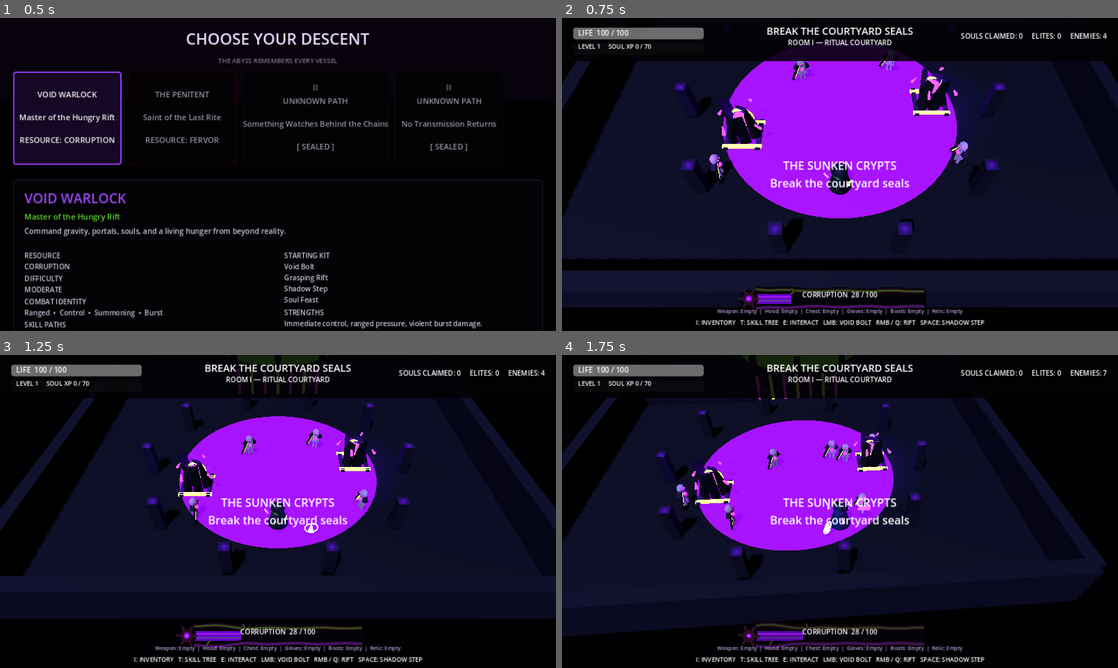
Above: before the commit, frames 1-4 (two rows, left to right).
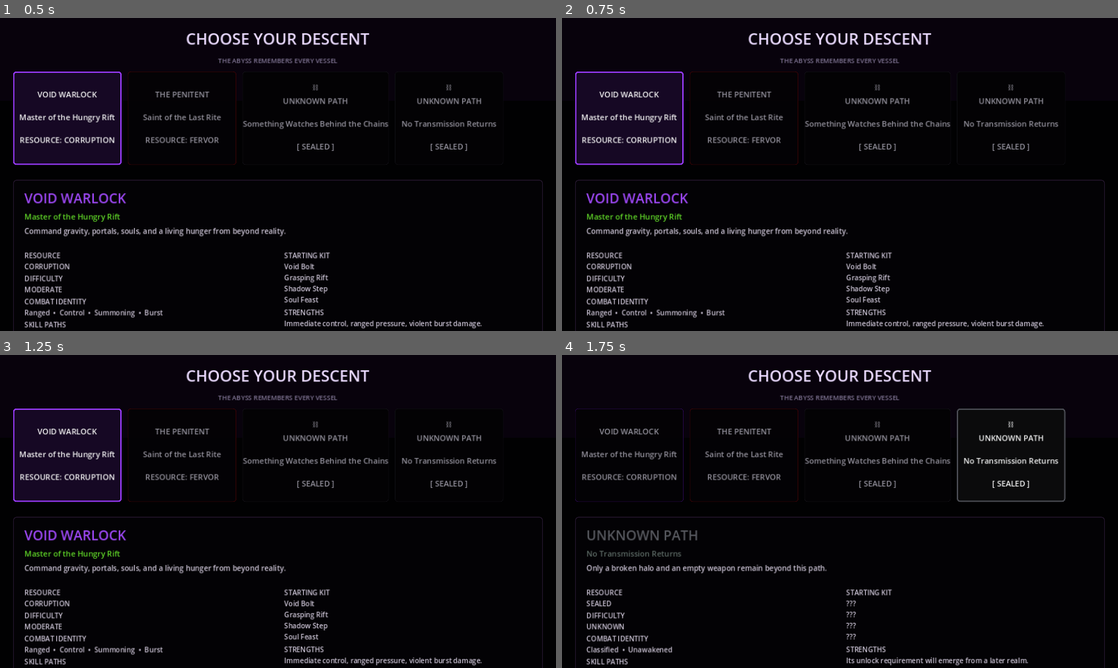
Above: after the commit, the same moments.

Repository: D3MISEarch/ABYSSFALL
Game: Godot game, scene res://main.tscn
Same seed, same stepped clock (60 frames per second), same inputs: the game is played once before the commit and once after it.
Inputs (mouse positions are in pixels of both pictures, inside the frame that each line leads up to):
- Up to frame 1 (0.5 s): no input
- Up to frame 2 (0.75 s): click "VOID WARLOCK Master of the Hu…" at 0.5 s
- Up to frame 3 (1.25 s): no input
- Up to frame 4 (1.75 s): tap Enter (ui_accept) at 1.25, 1.52 s; move the mouse to (962, 495) at 1.27 s; press the mouse at (962, 495) at 1.28 s; hold D (move_right, bound only before the commit) from 1.28 s (still down)

Frame 1 is identical in both runs. In frame 2, 70% of the frame differs, in the area x 0-100%, y 2-100%; in frame 3, 64%; in frame 4, 60%.
Error after the commit: Parse Error: Only arrays can specify collection element types. (res://scripts/persistence/profile_data.gd:13)

Commit message:
Wire typed chapter progress into profiles

Diff:
--- a/scripts/persistence/profile_data.gd
+++ b/scripts/persistence/profile_data.gd
@@ -10,7 +10,7 @@
 var account_unlocks: Dictionary = {}
 var world_unlocks: Dictionary = {}
 var story_progress: Dictionary = {}
-var content_chapter_progress: Dictionary = {}
+var content_chapter_progress: Dictionary[String, ContentChapterProgress] = {}
 var seasonal_history: Dictionary = {}
 var reward_claims: Dictionary = {}
 var shared_inventory: Dictionary = {}
@@ -30,7 +30,22 @@
 	return result
 
 
+func set_chapter_progress(progress: ContentChapterProgress) -> bool:
+	if progress == null or progress.chapter_id.strip_edges().is_empty():
+		return false
+	content_chapter_progress[progress.chapter_id] = progress
+	return true
+
+
+func get_chapter_progress(chapter_id: String) -> ContentChapterProgress:
+	return content_chapter_progress.get(chapter_id) as ContentChapterProgress
+
+
 func to_dict() -> Dictionary:
+	var serialized_chapters: Dictionary = {}
+	for chapter_id: String in content_chapter_progress:
+		var progress: ContentChapterProgress = content_chapter_progress[chapter_id]
+		serialized_chapters[chapter_id] = progress.to_dict()
 	return {
 		"save_version": save_version,
 		"profile_id": profile_id,
@@ -39,7 +54,7 @@
 		"account_unlocks": account_unlocks.duplicate(true),
 		"world_unlocks": world_unlocks.duplicate(true),
 		"story_progress": story_progress.duplicate(true),
-		"content_chapter_progress": content_chapter_progress.duplicate(true),
+		"content_chapter_progress": serialized_chapters,
 		"seasonal_history": seasonal_history.duplicate(true),
 		"reward_claims": reward_claims.duplicate(true),
 		"shared_inventory": shared_inventory.duplicate(true),
@@ -60,7 +75,7 @@
 	result.account_unlocks = _dictionary_or_empty(data.get("account_unlocks", {}))
 	result.world_unlocks = _dictionary_or_empty(data.get("world_unlocks", {}))
 	result.story_progress = _dictionary_or_empty(data.get("story_progress", {}))
-	result.content_chapter_progress = _dictionary_or_empty(data.get("content_chapter_progress", {}))
+	result.content_chapter_progress = _chapter_progress_or_empty(data.get("content_chapter_progress", {}))
 	result.seasonal_history = _dictionary_or_empty(data.get("seasonal_history", {}))
 	result.reward_claims = _dictionary_or_empty(data.get("reward_claims", {}))
 	result.shared_inventory = _dictionary_or_empty(data.get("shared_inventory", {}))
@@ -82,6 +97,19 @@
 	return {}
 
 
+static func _chapter_progress_or_empty(value: Variant) -> Dictionary[String, ContentChapterProgress]:
+	var result: Dictionary[String, ContentChapterProgress] = {}
+	if value is Dictionary:
+		for chapter_id: Variant in value:
+			var chapter_data: Variant = value[chapter_id]
+			if chapter_data is Dictionary:
+				var progress := ContentChapterProgress.from_dict(chapter_data)
+				if progress.chapter_id.is_empty():
+					progress.chapter_id = str(chapter_id)
+				result[str(chapter_id)] = progress
+	return result
+
+
 static func _string_array_or_empty(value: Variant) -> Array[String]:
 	var result: Array[String] = []
 	if value is Array:
